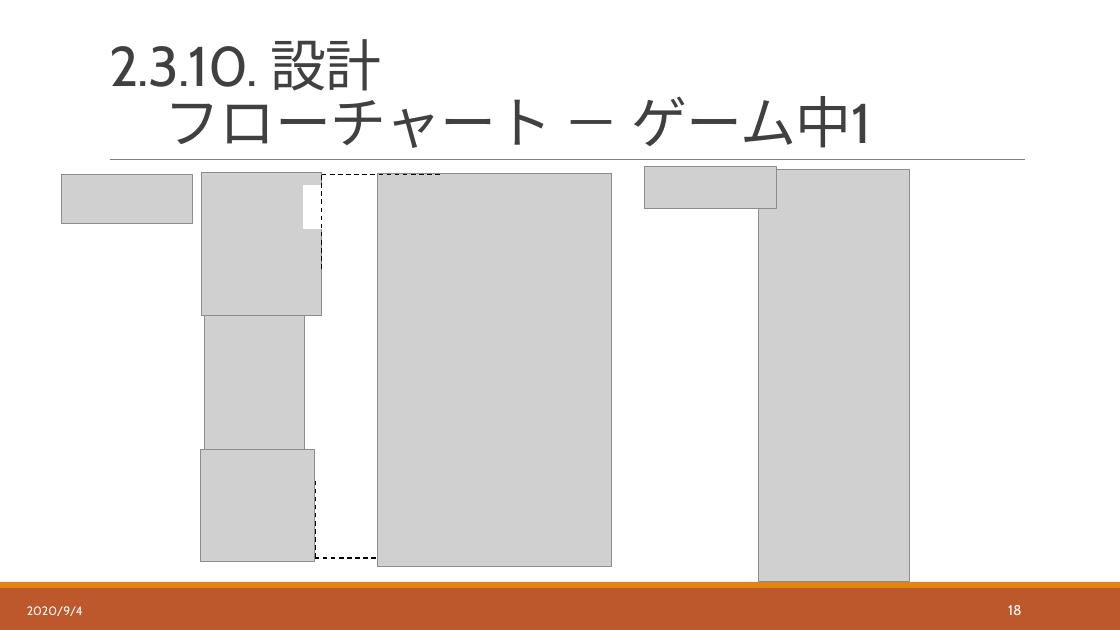
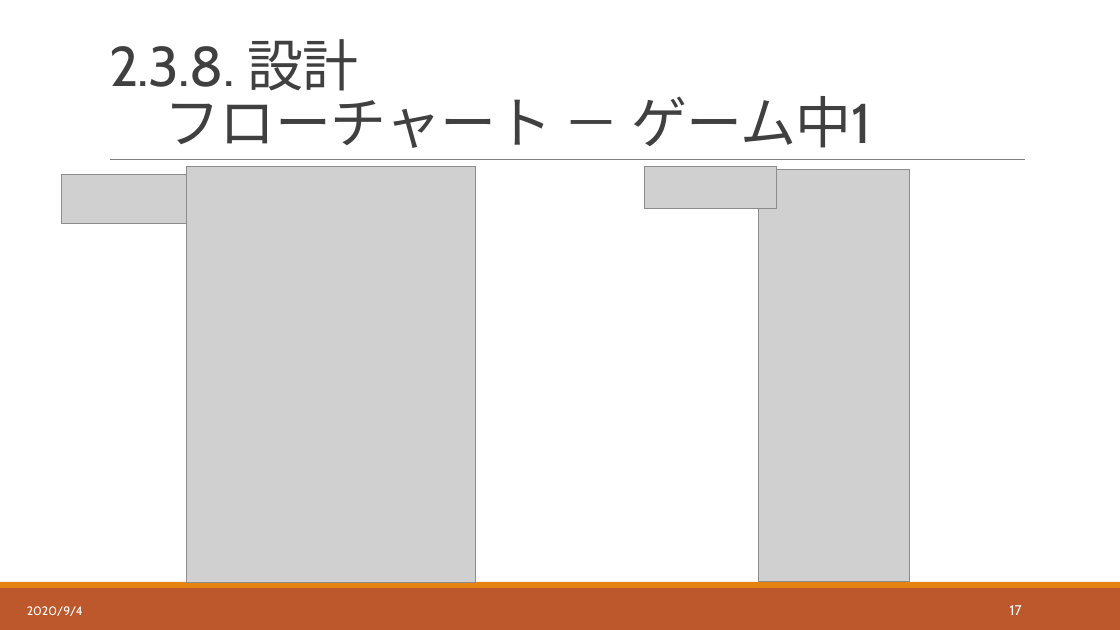
Before and after one commit to hakohumi/comp.train.whack-a-mole, a slide deck: slide 18 of 資料/設計書/発表資料/設計レビュー_発表資料.pptx (slide 19 before the commit). Drawn at 1120x630 pixels with LibreOffice and Linux fonts; fonts in the diff are those of the drawing; grey boxes stand for pictures. Boxes give left, top, right and bottom in pixels: in the first picture for what was removed or moved away, otherwise in the second. Text is boxed around its words. In the diff, an @@ line names an element or a change of style, - is before the commit and + after.

Commit message:
設計/レビュー後修正　 フローチャートの割込み処理を修正 発表資料を修正

```diff
--- a/資料/設計書/発表資料/設計レビュー_発表資料.pptx
+++ b/資料/設計書/発表資料/設計レビュー_発表資料.pptx
@@ title at <box>109,39,872,148</box>: text changed @@
-2.3.10. 設計
-フローチャート － ゲーム中1
+2.3.8. 設計
+フローチャート － ゲーム中1
@@ picture added at <box>187,166,476,582</box> @@
@@ picture removed at <box>202,172,322,315</box> @@
@@ line removed from (322, 269) to (322, 174) @@
@@ line removed from (322, 175) to (441, 175) @@
@@ picture removed at <box>378,174,613,566</box> @@
@@ rectangle removed at <box>304,186,329,229</box> @@
@@ picture removed at <box>204,315,304,450</box> @@
@@ picture removed at <box>200,450,314,561</box> @@
@@ line removed from (316, 558) to (316, 481) @@
@@ line removed from (315, 558) to (378, 558) @@
@@ page number at <box>1010,605,1022,615</box>: text changed @@
-18
+17
```
Also in this commit, not shown: 14 other slides changed, 1 slide removed, 13 other files.
